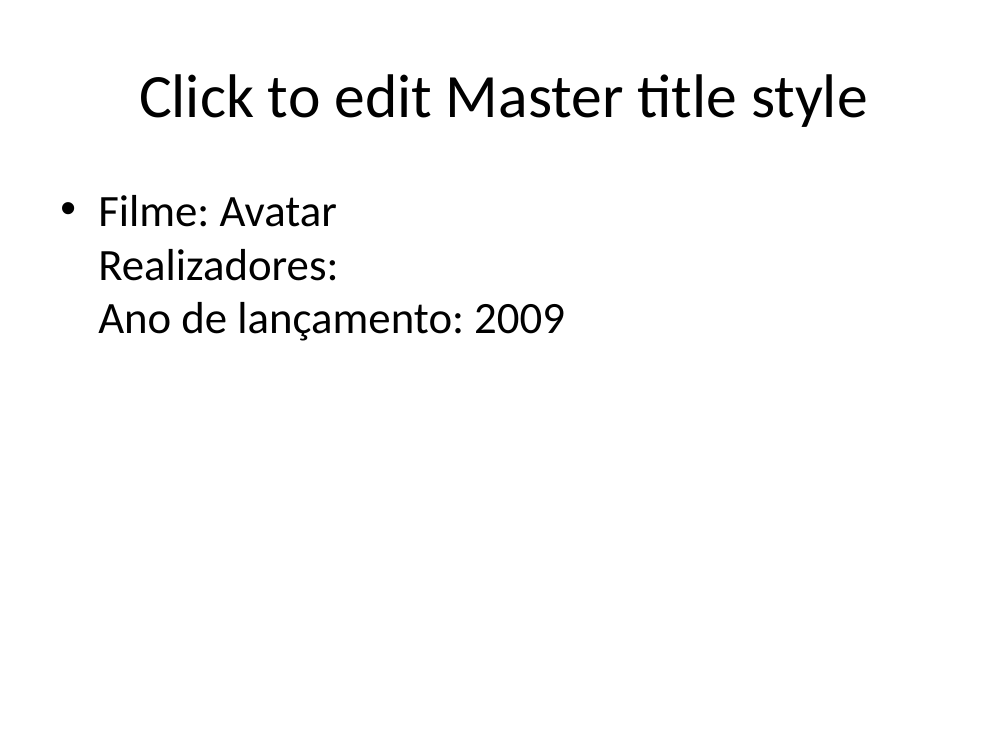
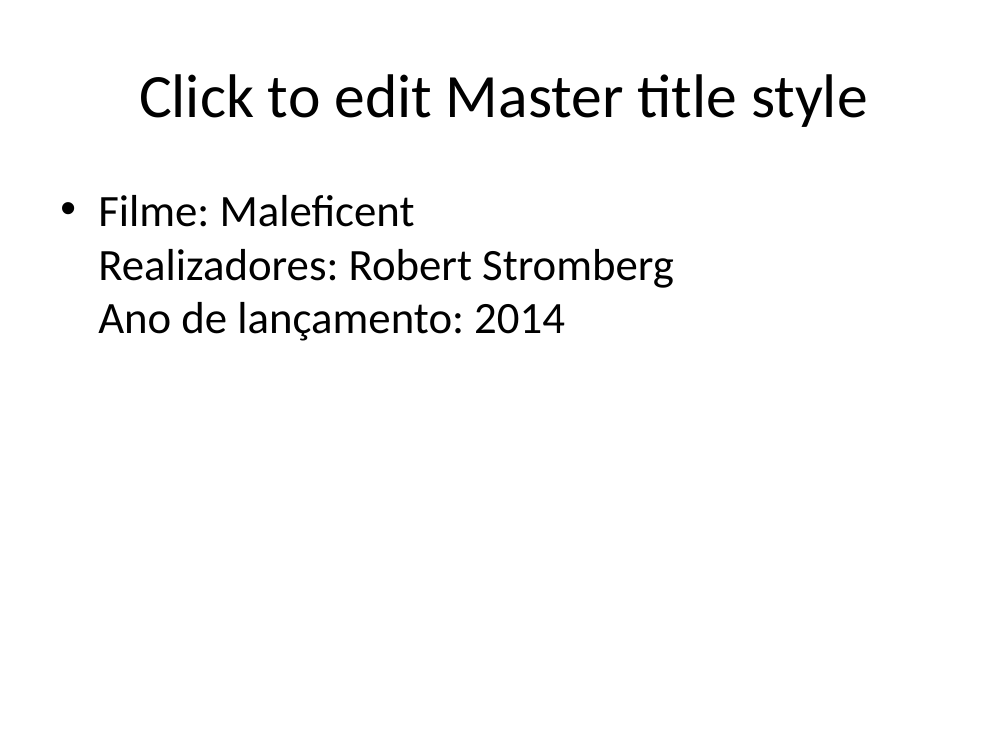
Before and after one commit to fatimafmcs/DesafiosSantander, a slide deck: slide 2 of Desafio1.zip_expanded/Desafio1_MoviePoc/MoviesPresentation.pptx. Drawn at 1008x756 pixels with LibreOffice and Linux fonts; fonts in the diff are those of the drawing. Boxes give left, top, right and bottom in pixels: in the first picture for what was removed or moved away, otherwise in the second. Text is boxed around its words. In the diff, an @@ line names an element or a change of style, - is before the commit and + after.

```diff
--- a/Desafio1.zip_expanded/Desafio1_MoviePoc/MoviesPresentation.pptx
+++ b/Desafio1.zip_expanded/Desafio1_MoviePoc/MoviesPresentation.pptx
@@ text at box(98, 195, 674, 341): text changed @@
-• Filme: Avatar
-  Realizadores:
-  Ano de lançamento: 2009
+• Filme: Maleficent
+  Realizadores: Robert Stromberg
+  Ano de lançamento: 2014
```
Also in this commit, not shown: 4 other slides changed, 1 slide added, 3 other files.
